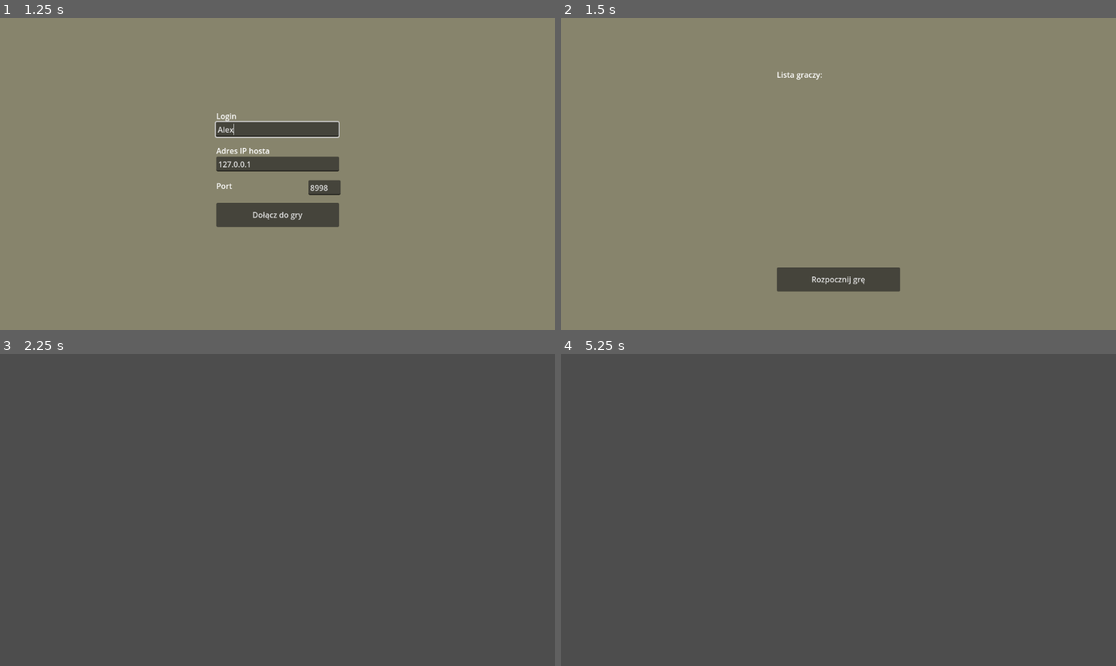
Above: before the commit, frames 1-4 (two rows, left to right).
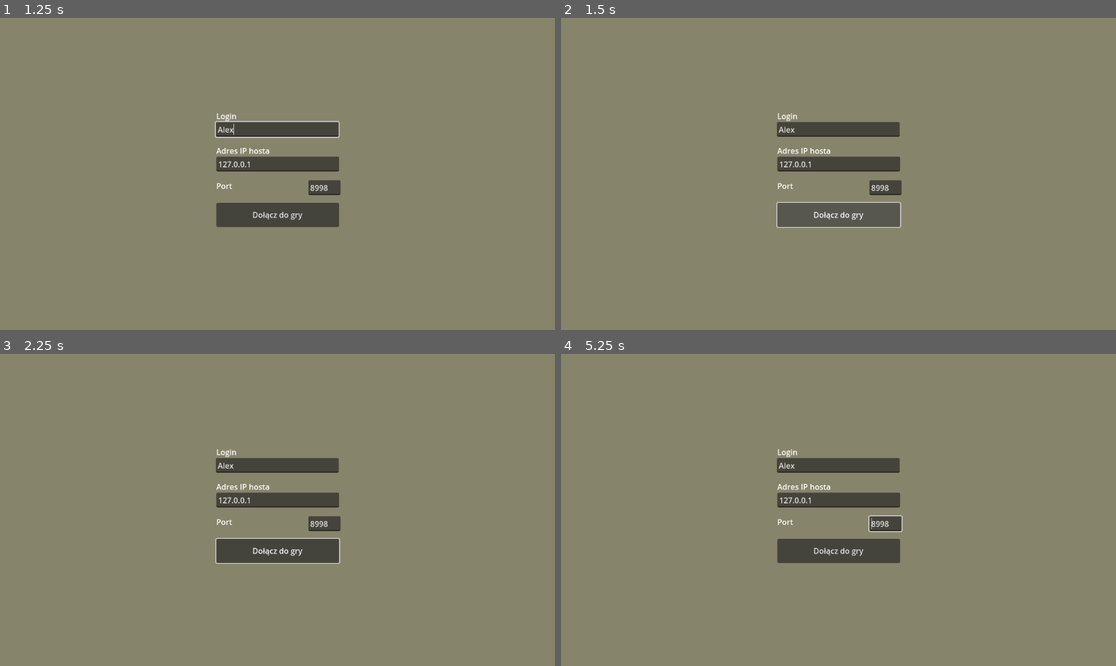
Above: after the commit, the same moments.

Repository: igorzasty2/wzimongus
Game: Godot game, scene res://scenes/ui/join_menu/join_menu.tscn
The game is run twice, just before and just after one commit, with the same random seed, the same clock (stepped at 60 frames per second) and the same inputs. This scene is started directly instead of the project's main scene.
Inputs (mouse positions are in pixels of both pictures, inside the frame that each line leads up to):
- Up to frame 1 (1.25 s): click (277, 130) at 0.52 s; type "Alex" at 0.6 s
- Up to frame 2 (1.5 s): click "Dołącz do gry" at 1.25 s
- Up to frame 3 (2.25 s): click (277, 616) at 2 s, where only the run before the commit has a clickable "Rozpocznij grę"
- Up to frame 4 (5.25 s): tap Enter at 2.75, 4.25 s; hold Right (ui_right) 2.78-3.53 s; tap Space at 3.5, 5 s; hold Down (ui_down) 3.53-4.28 s; hold Right (ui_right) 4.28-5.03 s; hold Up (ui_up) from 5.03 s (still down)

Frame 1 is identical in both runs. In frame 2, 6.2% of the frame differs, in the area x 38-62%, y 17-88%; in frame 3, 96%, in the area x 0-100%, y 0-100%; in frame 4, 96%.

Commit message:
Add players limiting logic - fix #3

Diff:
--- a/globals/multiplayer_manager/multiplayer_manager.gd
+++ b/globals/multiplayer_manager/multiplayer_manager.gd
@@ -15,6 +15,9 @@
 	"username": ""
 }
 
+# Maksymalna liczba graczy.
+var max_players = 10
+
 
 func _ready():
 	multiplayer.peer_connected.connect(_on_player_connected)
@@ -25,9 +28,9 @@
 
 
 # Funkcja pozwalająca na stworzenie nowego serwera.
-func create_game(port, max_connections):
+func create_game(port):
 	var peer = ENetMultiplayerPeer.new()
-	var error = peer.create_server(port, max_connections)
+	var error = peer.create_server(port)
 	if error:
 		return error
 	multiplayer.multiplayer_peer = peer
@@ -35,6 +38,11 @@
 	# Dodaje obecnego gracza do listy połączonych graczy.
 	# W tym momencie nie ma żadnych połączonych graczy, więc nie potrzeba wysyłać go do połączonych klientów.
 	_add_new_player(1, player_info)
+
+
+# Funkcja pozwalająca na zmianę maksymalnej liczby graczy.
+func set_max_players(max):
+	max_players = max
 
 
 # Funkcja pozwalaja na dołączenie do istniejącej gry.
@@ -80,12 +88,18 @@
 	multiplayer.multiplayer_peer = null
 	players.clear()
 
+	get_tree().change_scene_to_file("res://scenes/ui/play_menu/play_menu.tscn")
+
 
 # Funkcja wywoływanana na serwerze po otrzymaniu informacji o graczu.
 @rpc("any_peer", "reliable")
 func _register_player(player_info):
-	# Dodaje nowego gracza do listy połączonych graczy.
 	var id = multiplayer.get_remote_sender_id()
+
+	# Jeśli liczba graczy jest większa niż maksymalna liczba graczy, to rozłącza nowego gracza.
+	if players.size() >= max_players:
+		multiplayer.disconnect_peer(id)
+		return
 
 	# Wysyłanie do nowego gracza informacji o wszystkich połączonych graczach.
 	for i in players:
@@ -93,6 +107,15 @@
 
 	# Wysyłanie do wszystkich połączonych graczy informacji o nowym graczu.
 	_add_new_player.rpc(id, player_info)
+
+	# Wysyłanie do nowego gracza informacji o rejestracji na serwerze.
+	_on_register_player.rpc_id(id)
+
+
+# Funkcja wywoływana u klienta po zarejestrowaniu go na serwerze.
+@rpc("reliable")
+func _on_register_player():
+	get_tree().change_scene_to_file("res://scenes/ui/lobby_menu/lobby_menu.tscn")
 
 
 # Funkcja pozwalająca na dodanie nowego gracza do listy połączonych graczy.
--- a/scenes/ui/host_menu/host_menu.gd
+++ b/scenes/ui/host_menu/host_menu.gd
@@ -9,6 +9,11 @@
 
 
 func _on_host_button_button_down():
+	# Ustawia nazwę użytkownika i maksymalną liczbę połączeń w MultiplayerManager.
 	MultiplayerManager.set_username($UsernameInput.text)
-	MultiplayerManager.create_game($PortInput.text.to_int(), $MaxConnectionsInput.text.to_int())
+	MultiplayerManager.set_max_players($MaxConnectionsInput.text.to_int())
+
+	# Tworzy grę o określonym porcie i maksymalnej liczbie połączeń w MultiplayerManager.
+	MultiplayerManager.create_game($PortInput.text.to_int())
+
 	get_tree().change_scene_to_file("res://scenes/ui/lobby_menu/lobby_menu.tscn")
--- a/scenes/ui/join_menu/join_menu.gd
+++ b/scenes/ui/join_menu/join_menu.gd
@@ -2,6 +2,8 @@
 
 
 func _on_join_button_button_down():
+	# Ustawia nazwę użytkownika w MultiplayerManager na podstawie tekstu wprowadzonego w polu tekstowym UsernameInput.
 	MultiplayerManager.set_username($UsernameInput.text)
+
+	# Dołącza do gry na podstawie adresu IP i portu wprowadzonych w polach tekstowych AddressInput i PortInput.
 	MultiplayerManager.join_game($AddressInput.text, $PortInput.text.to_int())
-	get_tree().change_scene_to_file("res://scenes/ui/lobby_menu/lobby_menu.tscn")
